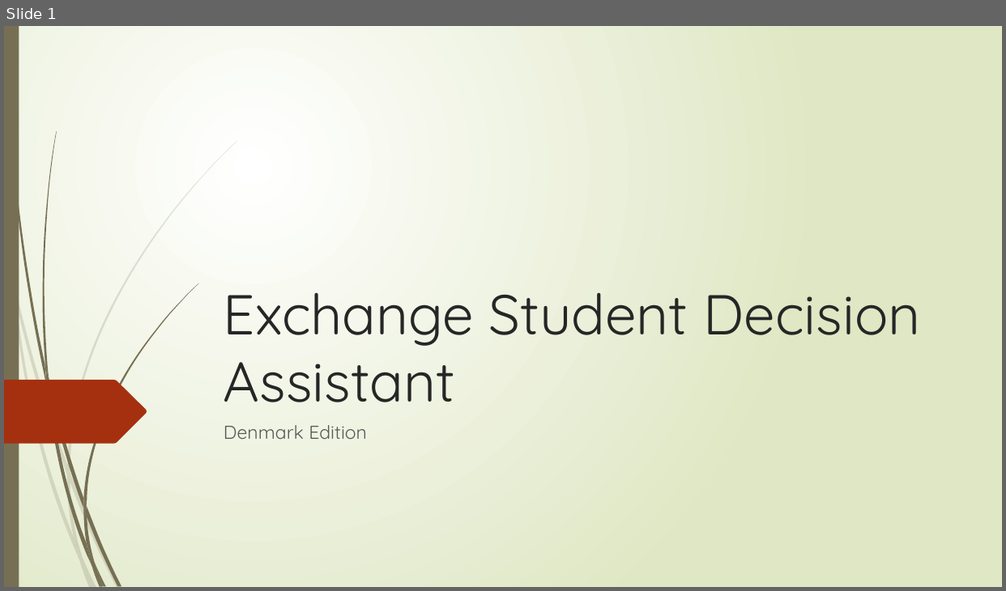
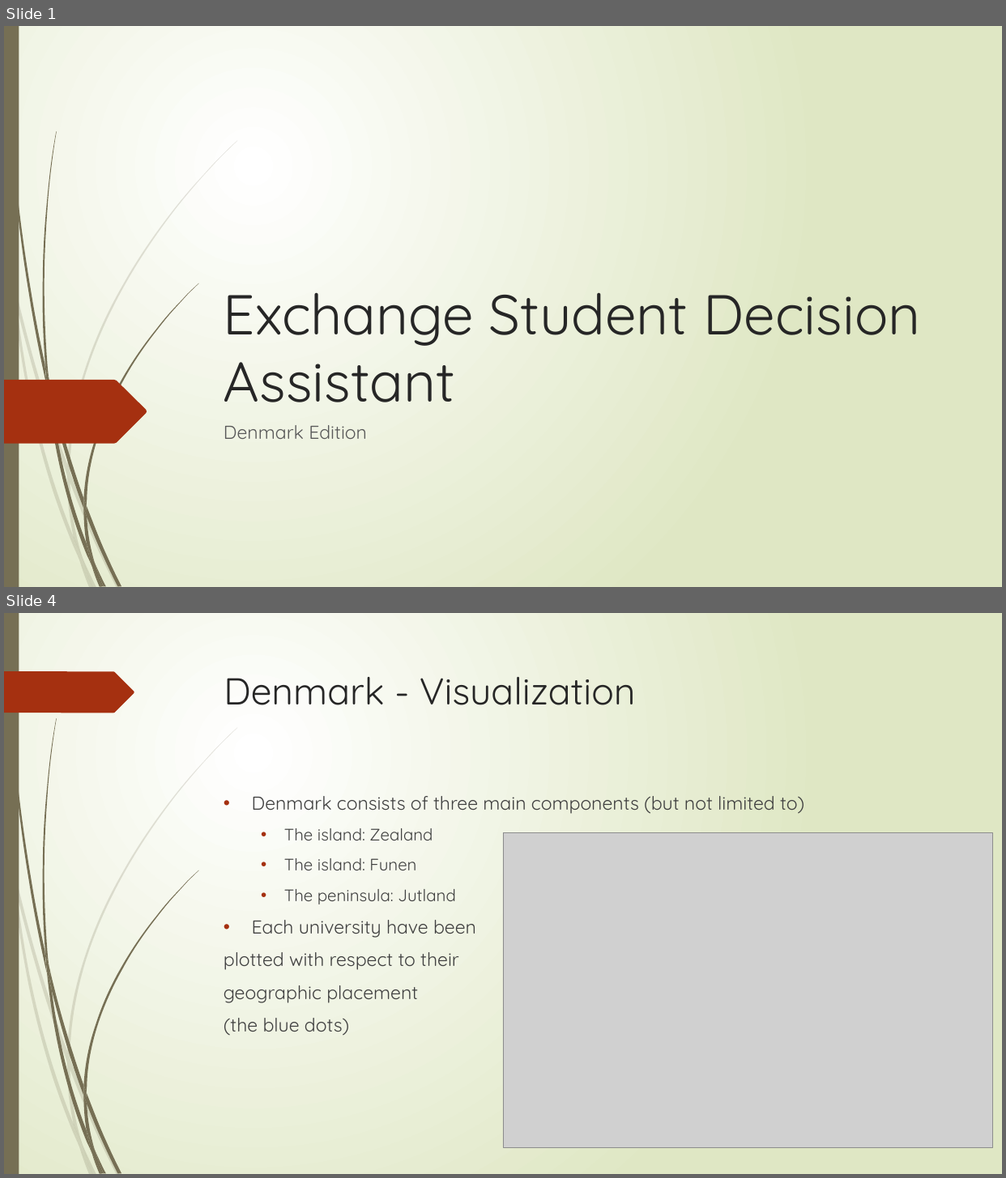
Before and after one commit to VintageVinyl/Coursera_Capstone, a slide deck: Exchange Student Decision Assistant.pptx. Shown one above the other, each under a label of ours: slide 1 before the commit, slides 1 and 4 after it; the slides between them are not shown. The pictures are 1006x591 and 1006x1178 pixels, drawn with LibreOffice and Linux fonts; fonts in the diff are those of the drawing; grey boxes stand for pictures. Boxes give left, top, right and bottom in pixels: in the first picture for what was removed or moved away, otherwise in the second. Text is boxed around its words. In the diff, an @@ line names an element or a change of style, - is before the commit and + after.

```diff
--- a/Exchange Student Decision Assistant.pptx
+++ b/Exchange Student Decision Assistant.pptx
@@ slide 4 added at (4,613,1002,1174), background gradient #FFFFFF to #DFE8C4; not listed: 23 template elements that a slide beside it also shows @@
@@ freeform shape added at (4,671,134,713), fill #A53010 @@
@@ title added at (224,677,636,705), 36 pt, text #262626 @@
+Denmark - Visualization
@@ text added at (224,796,804,1036), 18 pt, text #404040 @@
+• Denmark consists of three main components (but not limited to)
+  • The island: Zealand
+  • The island: Funen
+  • The peninsula: Jutland
+• Each university have been
+plotted with respect to their
+geographic placement
+(the blue dots)
@@ picture added at (503,833,993,1148) @@
```
Also in this commit, not shown: 10 other slides added, 5 slides removed.
